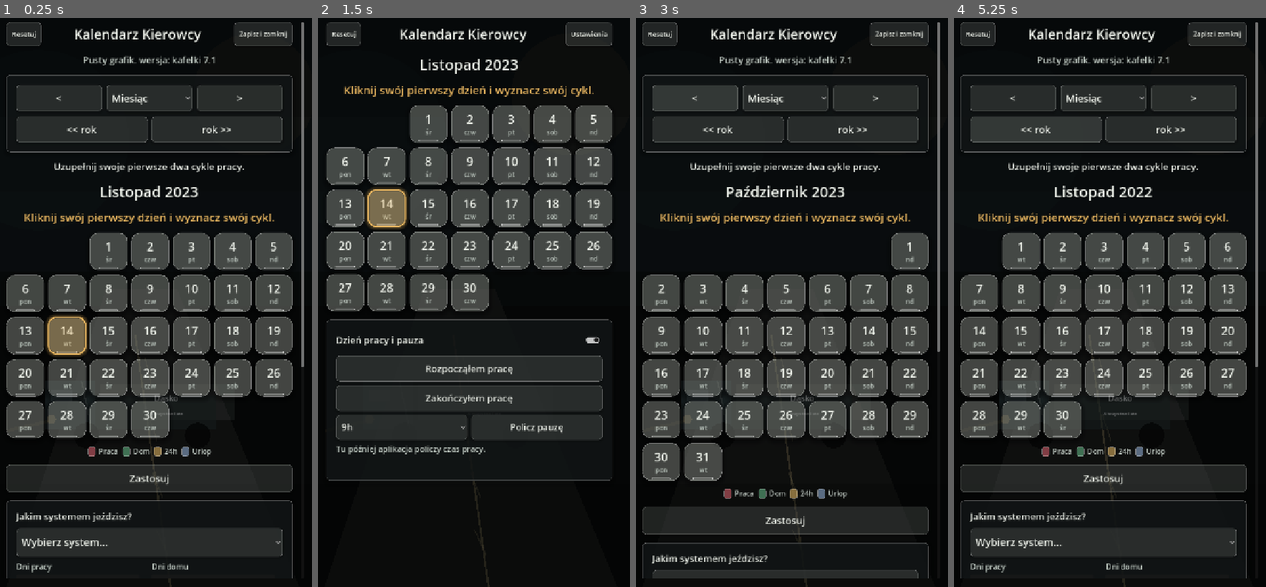
Above: before the commit, frames 1-4 (left to right).
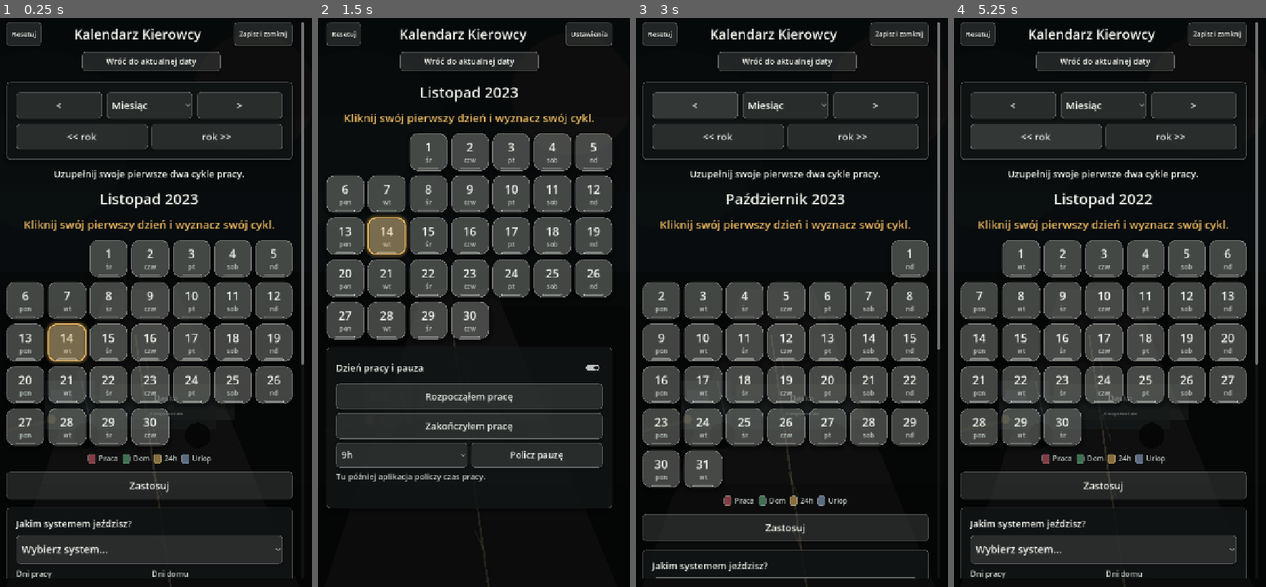
Above: after the commit, the same moments.

Repository: ElKlient/IDOL-Genesis
Game: Godot game, scene res://scenes/main.tscn
Same seed, same stepped clock (60 frames per second), same inputs: the game is played once before the commit and once after it.
Inputs (mouse positions are in pixels of both pictures, inside the frame that each line leads up to):
- Up to frame 1 (0.25 s): no input
- Up to frame 2 (1.5 s): click (467, 63) at 0.5 s, where only the run after the commit has a clickable "Wróć do aktualnej daty"; click "Zapisz i zamknij" at 1.25 s
- Up to frame 3 (3 s): click "Ustawienia" at 2 s; click "<" at 2.75 s
- Up to frame 4 (5.25 s): click "Miesiąc" at 3.5 s; click ">" at 4.25 s; click "<< rok" at 5 s

The runs differ from the first frame. In frame 1, 27% of the frame differs, in the area x 2-98%, y 5-99%; in frame 2, 31%, in the area x 2-95%, y 5-87%; in frame 3, 27%; in frame 4, 27%.

Commit message:
Add return to current date button

Diff:
--- a/scripts/main.gd
+++ b/scripts/main.gd
@@ -35,19 +35,22 @@
 const COLOR_VACATION := Color(0.40, 0.48, 0.58, 0.86)
 const PORTRAIT_WIDTH := 640
 const TILE_COLUMNS := 7
-const APP_VERSION_LABEL := "wersja: kafelki 7.1"
 const SETTINGS_PATH := "user://driver_calendar.cfg"
 const TAP_CANCEL_DISTANCE := 18.0
 const TAP_BLOCK_AFTER_DRAG_MS := 180
 const SWIPE_MIN_DISTANCE := 96.0
+const RETURN_TODAY_BUTTON_TOP := 84
+const RETURN_TODAY_BUTTON_HEIGHT := 44
+const RETURN_TODAY_BUTTON_WIDTH := 310
 
 var calculator := ScheduleCalculator.new()
 var current_year: int
 var current_month: int
 var today_day_index: int
 
+var main_scroll: ScrollContainer
 var months_box: VBoxContainer
-var subtitle_label: Label
+var return_today_button: Button
 var summary_label: Label
 var reset_settings_button: Button
 var save_close_button: Button
@@ -148,16 +151,18 @@
 	safe_margin.add_theme_constant_override("margin_bottom", 20)
 	add_child(safe_margin)
 
-	var scroll := ScrollContainer.new()
-	scroll.horizontal_scroll_mode = ScrollContainer.SCROLL_MODE_DISABLED
-	scroll.scroll_deadzone = 6
-	scroll.size_flags_horizontal = Control.SIZE_EXPAND_FILL
-	scroll.size_flags_vertical = Control.SIZE_EXPAND_FILL
-	safe_margin.add_child(scroll)
+	main_scroll = ScrollContainer.new()
+	main_scroll.horizontal_scroll_mode = ScrollContainer.SCROLL_MODE_DISABLED
+	main_scroll.scroll_deadzone = 6
+	main_scroll.size_flags_horizontal = Control.SIZE_EXPAND_FILL
+	main_scroll.size_flags_vertical = Control.SIZE_EXPAND_FILL
+	safe_margin.add_child(main_scroll)
 
 	var center := CenterContainer.new()
 	center.size_flags_horizontal = Control.SIZE_EXPAND_FILL
-	scroll.add_child(center)
+	main_scroll.add_child(center)
+
+	_add_return_today_overlay()
 
 	var root := VBoxContainer.new()
 	root.custom_minimum_size = Vector2(PORTRAIT_WIDTH, 0)
@@ -197,9 +202,9 @@
 	settings_header_button.visible = false
 	header.add_child(settings_header_button)
 
-	subtitle_label = _make_label("Pusty grafik. %s" % APP_VERSION_LABEL, 20, COLOR_TEXT_MUTED)
-	subtitle_label.horizontal_alignment = HORIZONTAL_ALIGNMENT_CENTER
-	root.add_child(subtitle_label)
+	var return_today_spacer := Control.new()
+	return_today_spacer.custom_minimum_size = Vector2(0, RETURN_TODAY_BUTTON_HEIGHT)
+	root.add_child(return_today_spacer)
 
 	navigation_panel = _build_navigation_panel()
 	root.add_child(navigation_panel)
@@ -373,6 +378,31 @@
 	return panel
 
 
+func _add_return_today_overlay() -> void:
+	var overlay := MarginContainer.new()
+	overlay.set_anchors_preset(Control.PRESET_TOP_WIDE)
+	overlay.offset_left = 18.0
+	overlay.offset_right = -18.0
+	overlay.offset_top = RETURN_TODAY_BUTTON_TOP
+	overlay.offset_bottom = RETURN_TODAY_BUTTON_TOP + RETURN_TODAY_BUTTON_HEIGHT
+	overlay.mouse_filter = Control.MOUSE_FILTER_IGNORE
+	overlay.z_index = 30
+	add_child(overlay)
+
+	var holder := CenterContainer.new()
+	holder.mouse_filter = Control.MOUSE_FILTER_IGNORE
+	holder.size_flags_horizontal = Control.SIZE_EXPAND_FILL
+	overlay.add_child(holder)
+
+	return_today_button = Button.new()
+	return_today_button.text = "Wróć do aktualnej daty"
+	_connect_tap(return_today_button, Callable(self, "_on_return_to_today_pressed"))
+	_prepare_control(return_today_button, 18, RETURN_TODAY_BUTTON_HEIGHT)
+	return_today_button.custom_minimum_size.x = RETURN_TODAY_BUTTON_WIDTH
+	return_today_button.size_flags_horizontal = Control.SIZE_SHRINK_CENTER
+	holder.add_child(return_today_button)
+
+
 func _build_day_tools_panel() -> PanelContainer:
 	var panel := _panel()
 	var box := _panel_box(panel)
@@ -608,8 +638,6 @@
 func _apply_main_view_mode(saved: bool) -> void:
 	main_view_saved = saved
 
-	if subtitle_label != null:
-		subtitle_label.visible = not saved
 	if navigation_panel != null:
 		navigation_panel.visible = not saved
 	if summary_label != null:
@@ -2065,6 +2093,17 @@
 	_save_settings_to_disk()
 
 
+func _on_return_to_today_pressed() -> void:
+	var now := Time.get_datetime_dict_from_system()
+	current_year = int(now["year"])
+	current_month = int(now["month"])
+	_refresh_today_day_index()
+	_rebuild_calendar()
+	if main_scroll != null:
+		main_scroll.set_deferred("scroll_vertical", 0)
+	_save_settings_to_disk()
+
+
 func _previous_month(year: int, month: int) -> Dictionary:
 	month -= 1
 	if month < 1:
